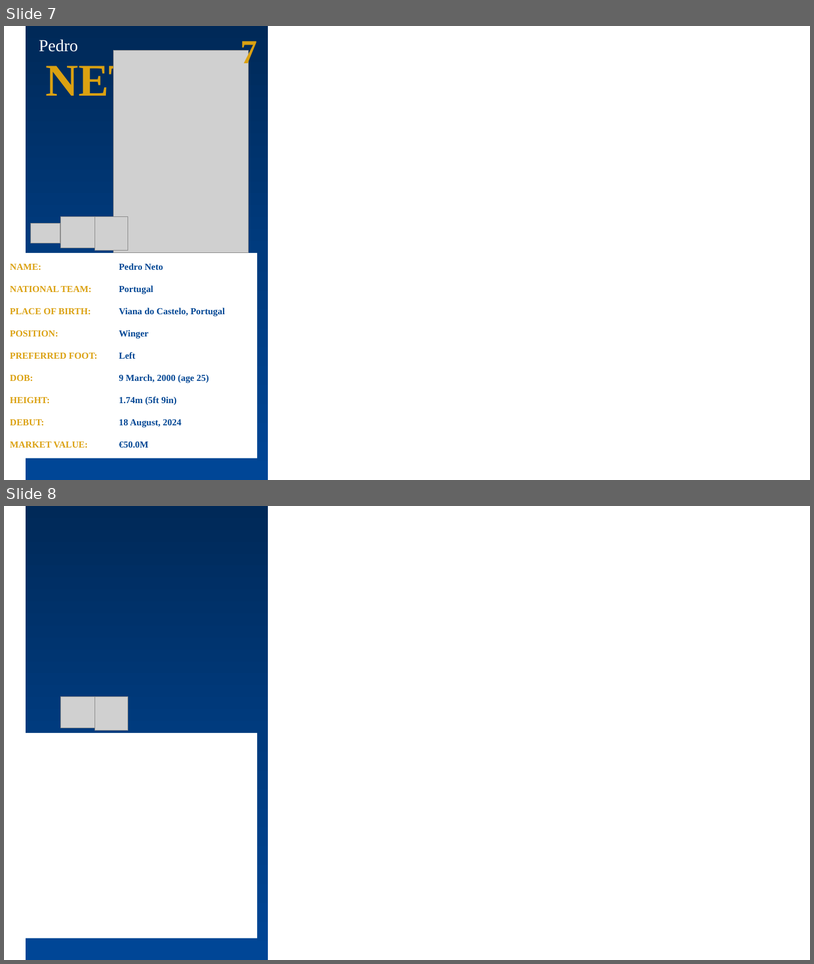
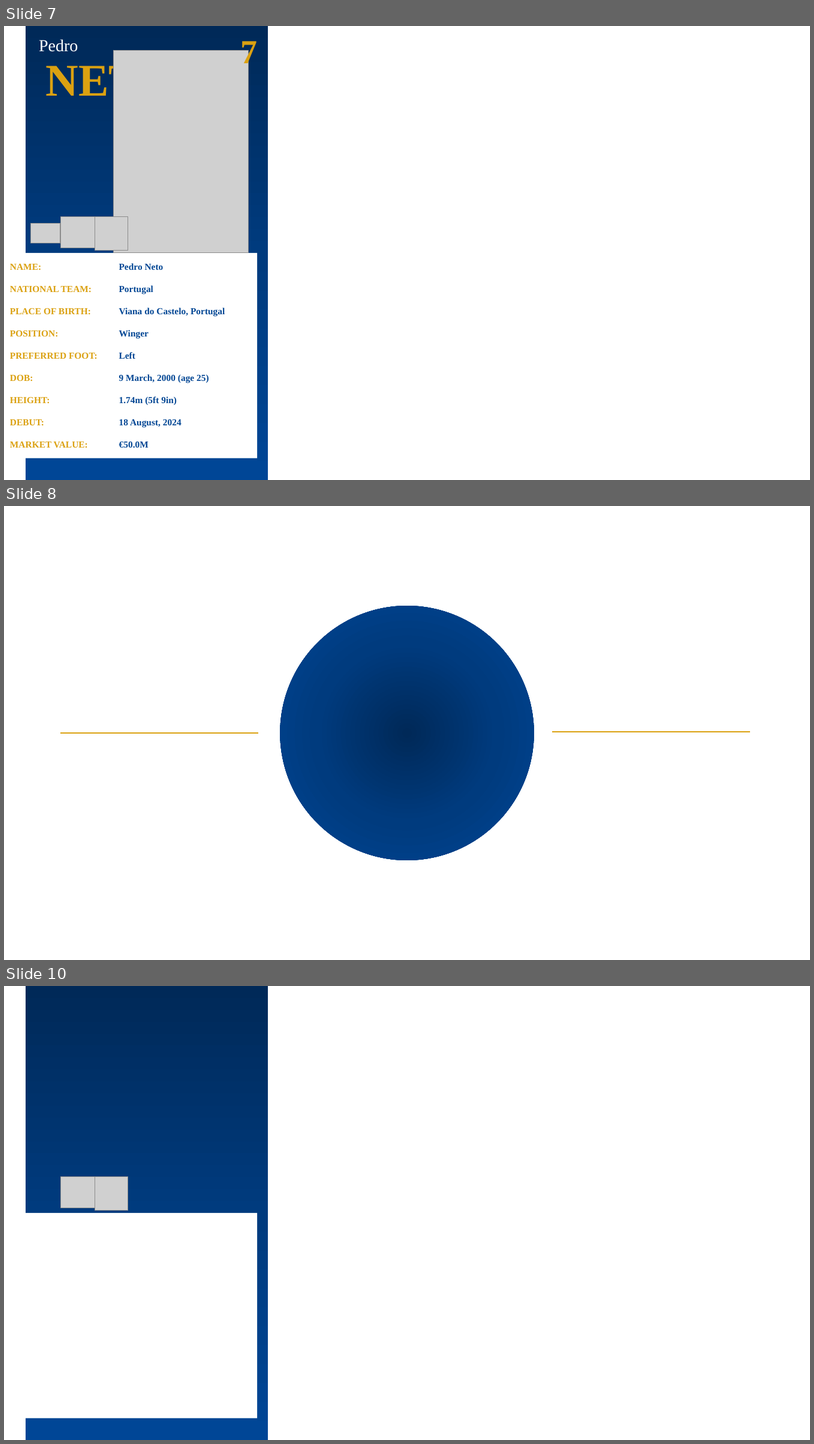
Before and after one commit to Jeffreyjose29/ChelseaFCDataVizathon, a slide deck: Design Brief/ChelseaFC.pptx. Shown one above the other, each under a label of ours: slides 7 and 8 before the commit, slides 7, 8 and 10 after it; the slides between them are not shown. The pictures are 814x964 and 814x1444 pixels, drawn with LibreOffice and Linux fonts; fonts in the diff are those of the drawing; grey boxes stand for pictures; background and template pictures are left out. Boxes give left, top, right and bottom in pixels: in the first picture for what was removed or moved away, otherwise in the second. Text is boxed around its words. In the diff, an @@ line names an element or a change of style, - is before the commit and + after.

```diff
--- a/Design Brief/ChelseaFC.pptx
+++ b/Design Brief/ChelseaFC.pptx
@@ slide 8 added at box(4, 506, 810, 960), background picture (left out) @@
@@ ellipse added at box(270, 595, 544, 870), fill #FFFFFF at 50% opacity @@
@@ ellipse added at box(281, 606, 534, 860), fill gradient #002959 to #003B7F to #004697 @@
@@ line added from (258, 733) to (61, 733), #DBA111 1.5 pt @@
@@ line added from (750, 732) to (552, 732), #DBA111 1.5 pt @@
@@ what was slide 8 is now slide 10 @@
```
Also in this commit, not shown: 5 other slides added, 1 slide removed, 20 other files.
